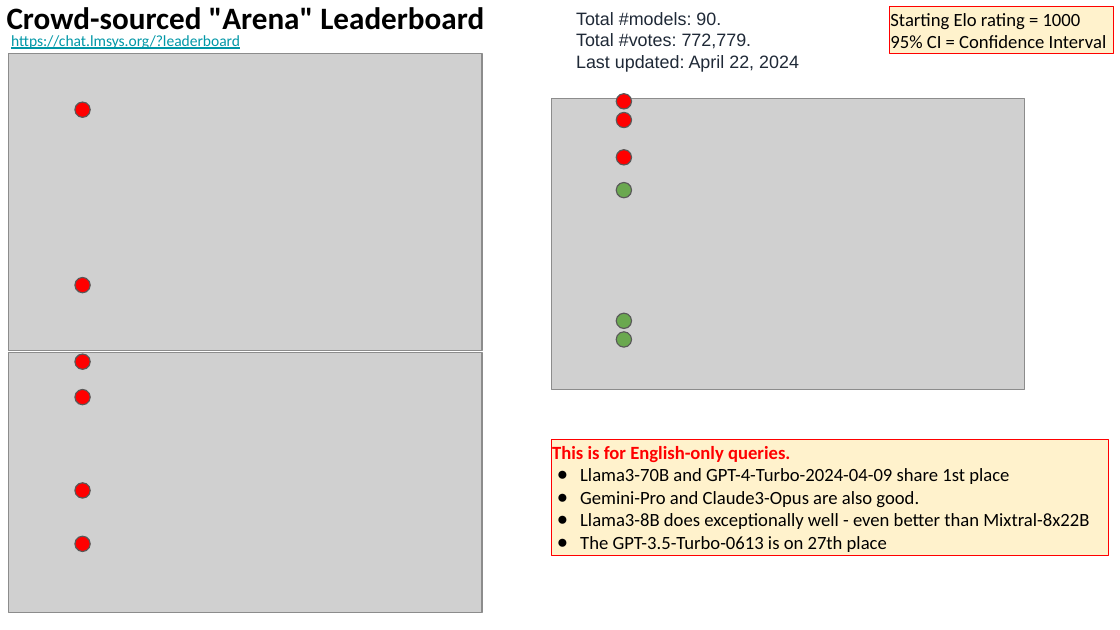
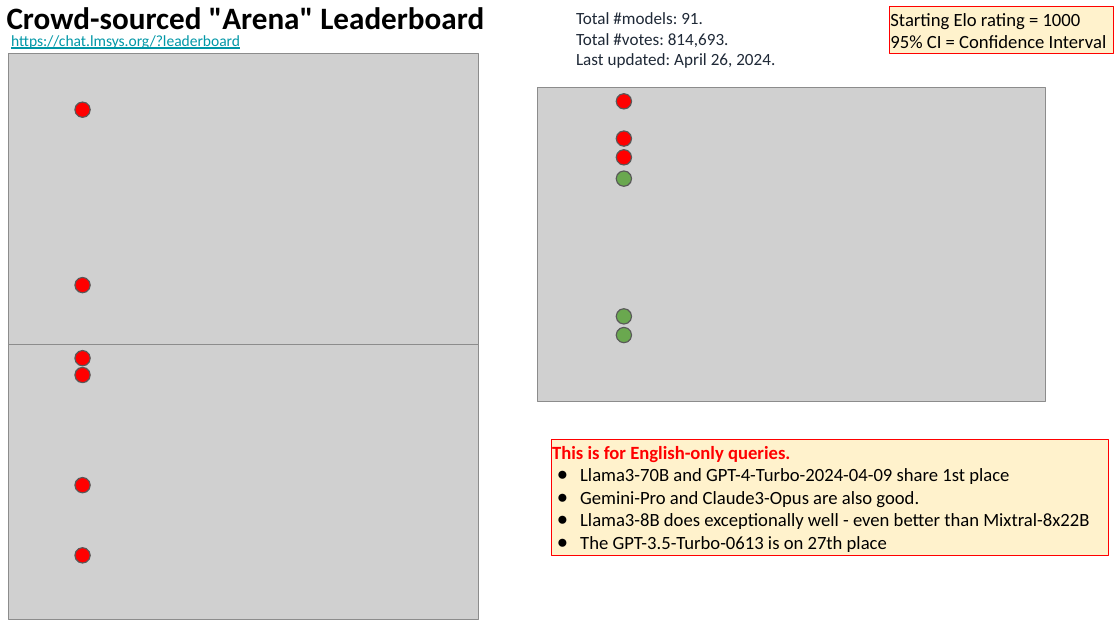
Before and after one commit to lselector/seminar, a slide deck: slide 4 of 2024/2024-04-26-AI-Updates.pptx. Drawn at 1120x630 pixels with LibreOffice and Linux fonts; fonts in the diff are those of the drawing; grey boxes stand for pictures. Boxes give left, top, right and bottom in pixels: in the first picture for what was removed or moved away, otherwise in the second. Text is boxed around its words. In the diff, an @@ line names an element or a change of style, - is before the commit and + after.

```diff
--- a/2024/2024-04-26-AI-Updates.pptx
+++ b/2024/2024-04-26-AI-Updates.pptx
@@ text at [576,12,775,68]: text changed; size 11.5 to 11 pt; font Arial to Calibri @@
-Total #models: 90.
-Total #votes: 772,779.
-Last updated: April 22, 2024
+Total #models: 91.
+Total #votes: 814,693.
+Last updated: April 26, 2024.
@@ picture: place and size @@
-picture at [9,54,483,351]
+picture at [9,54,478,345]
@@ picture: place and size @@
-picture at [551,99,1025,390]
+picture at [538,87,1046,401]
@@ ellipse: place and size @@
-ellipse at [616,112,632,128]
+ellipse at [616,131,632,147]
@@ ellipse: place and size @@
-ellipse at [616,183,632,198]
+ellipse at [616,171,632,187]
@@ picture: place and size @@
-picture at [9,352,483,612]
+picture at [9,345,478,619]
@@ ellipse: place and size @@
-ellipse at [75,390,91,405]
+ellipse at [75,367,91,383]
@@ 4 ellipses: place and size @@
-4 ellipses at [75,314,632,498]
+4 ellipses at [75,309,632,493]
@@ ellipse: place and size @@
-ellipse at [75,536,91,552]
+ellipse at [75,548,91,563]
```
Also in this commit, not shown: 3 other slides changed.
